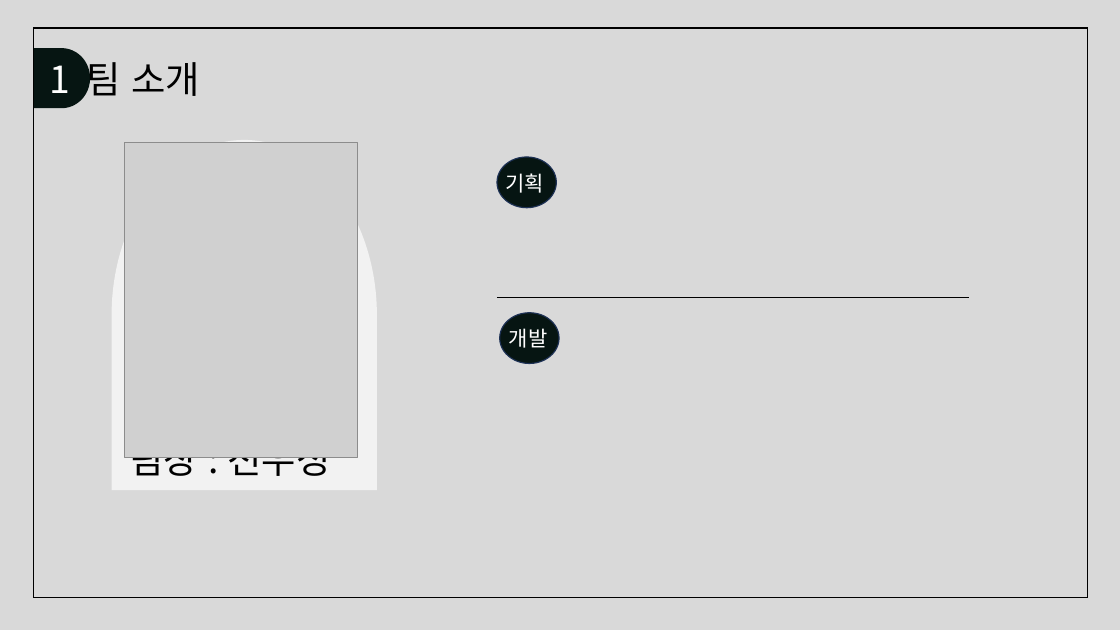
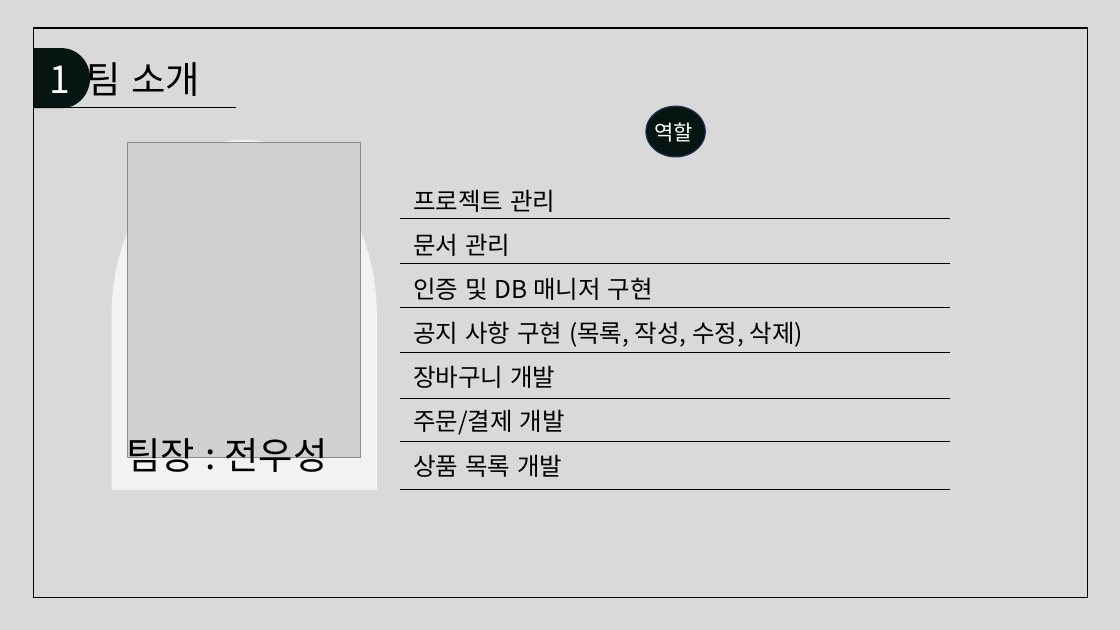
Before and after one commit to juhyeonjong2/KeyBoard, a slide deck: slide 4 of Documents/5. 발표/세상모든키보드.pptx. Drawn at 1120x630 pixels with LibreOffice and Linux fonts; fonts in the diff are those of the drawing; grey boxes stand for pictures. Boxes give left, top, right and bottom in pixels: in the first picture for what was removed or moved away, otherwise in the second. Text is boxed around its words. In the diff, an @@ line names an element or a change of style, - is before the commit and + after.

Commit message:
발표자료 초안 작성
 - 데이터베이스 ERD 없음

```diff
--- a/Documents/5. 발표/세상모든키보드.pptx
+++ b/Documents/5. 발표/세상모든키보드.pptx
@@ line added from (34, 108) to (236, 108), #000000 0.5 pt @@
@@ ellipse: place and size @@
-ellipse at [497, 157, 557, 208]
+ellipse at [646, 106, 706, 156]
@@ picture: place and size @@
-picture at [124, 143, 357, 457]
+picture at [128, 143, 360, 457]
@@ text added at [654, 122, 693, 142], 18 pt, text #FFFFFF @@
+역할
@@ text removed at [505, 173, 544, 193] @@
-기획
@@ text added at [413, 189, 803, 477], 21 pt, text #000000 @@
+프로젝트 관리
+문서 관리
+인증 및 DB 매니저 구현
+공지 사항 구현 (목록, 작성, 수정, 삭제)
+장바구니 개발
+주문/결제 개발
+상품 목록 개발
@@ line added from (400, 218) to (949, 218), #000000 0.5 pt @@
@@ line added from (400, 263) to (949, 263), #000000 0.5 pt @@
@@ line moved from (497, 297) - (970, 297) to (400, 308) - (949, 308) @@
@@ ellipse removed at [500, 313, 560, 363] @@
@@ text removed at [509, 328, 548, 348] @@
-개발
@@ line added from (400, 353) to (949, 353), #000000 0.5 pt @@
@@ line added from (400, 398) to (949, 398), #000000 0.5 pt @@
@@ text "팀장 : 전우성" rewrapped from [129, 457, 330, 476] to [127, 432, 328, 472] @@
@@ line added from (400, 441) to (949, 441), #000000 0.5 pt @@
@@ line added from (400, 489) to (949, 489), #000000 0.5 pt @@
```
Also in this commit, not shown: 7 other slides changed, 1 slide added, 6 slides removed.
